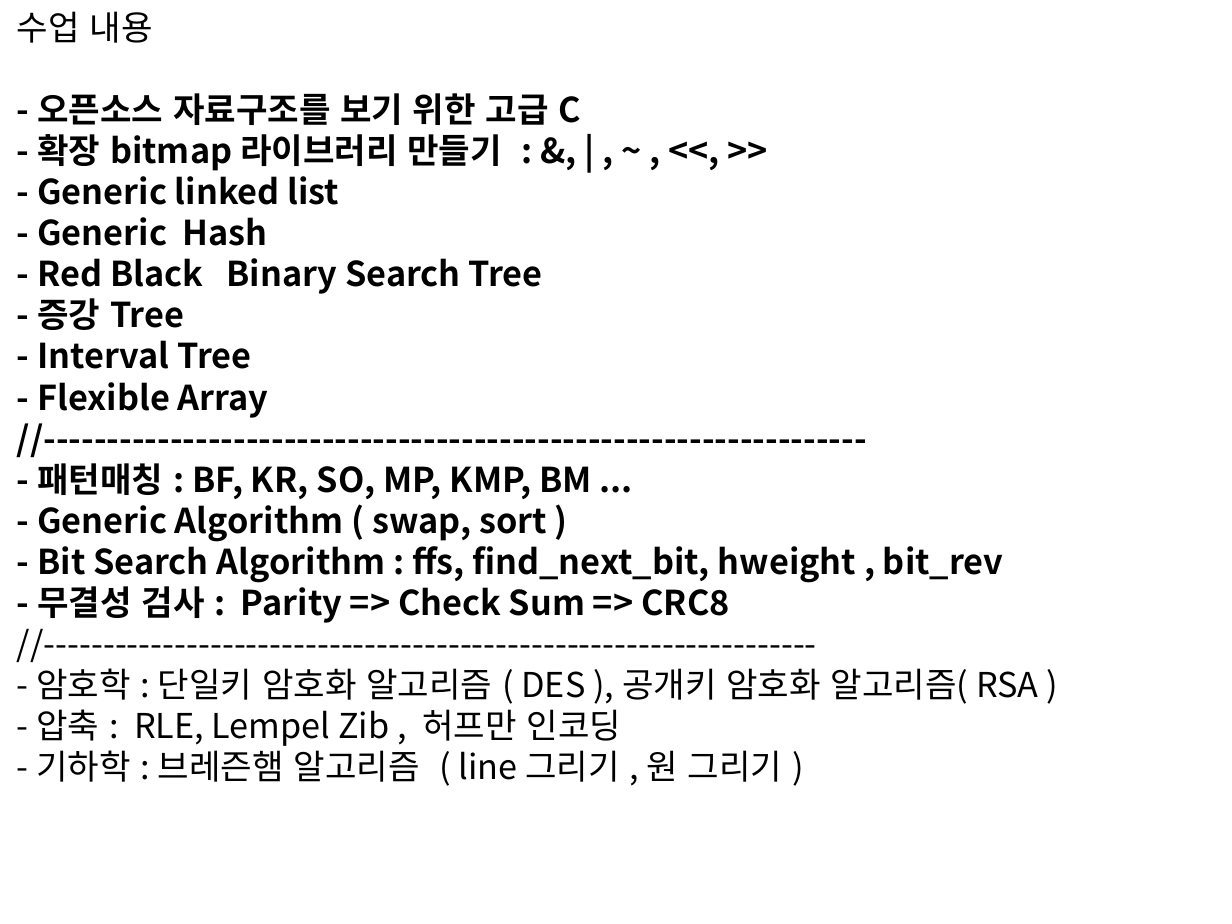
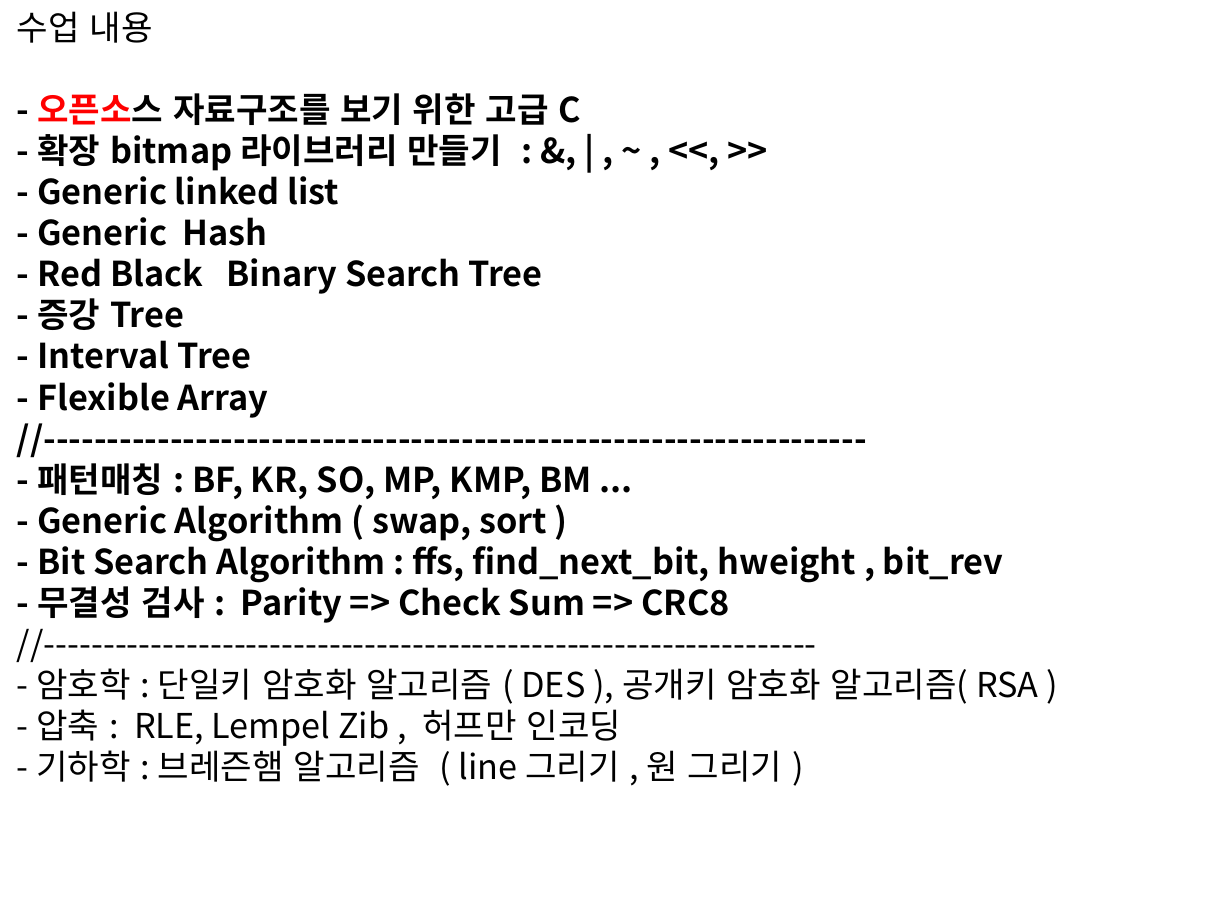
Before and after one commit to chisun-joung/osdsalgo_c, a slide deck: slide 2 of 01_day.pptx. Drawn at 1232x924 pixels with LibreOffice and Linux fonts; fonts in the diff are those of the drawing. Boxes give left, top, right and bottom in pixels: in the first picture for what was removed or moved away, otherwise in the second. Text is boxed around its words. In the diff, an @@ line names an element or a change of style, - is before the commit and + after.

```diff
--- a/01_day.pptx
+++ b/01_day.pptx
@@ text at (37,93,581,125): text colour #000000 to #FF0000 in "오픈소스" @@
```
Also in this commit, not shown: 17 slides added, 1 other file.
